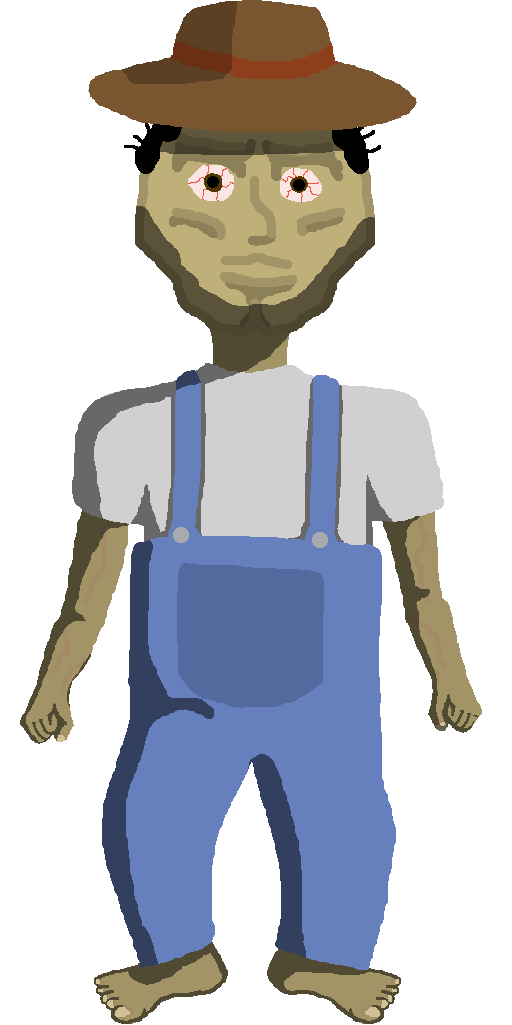
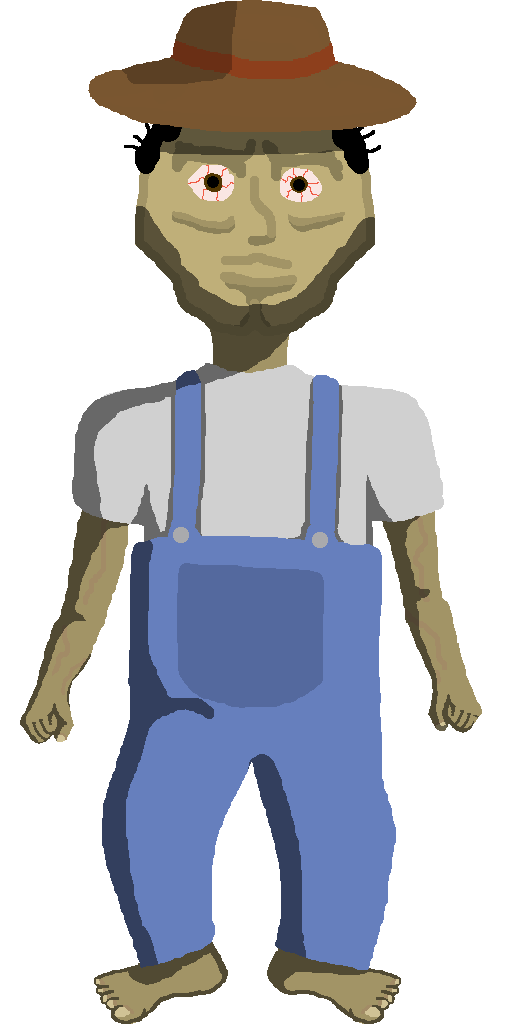
Layers edited between the first and the second 512 × 1025 image:
painted on "Head" over [169, 132, 345, 240]
